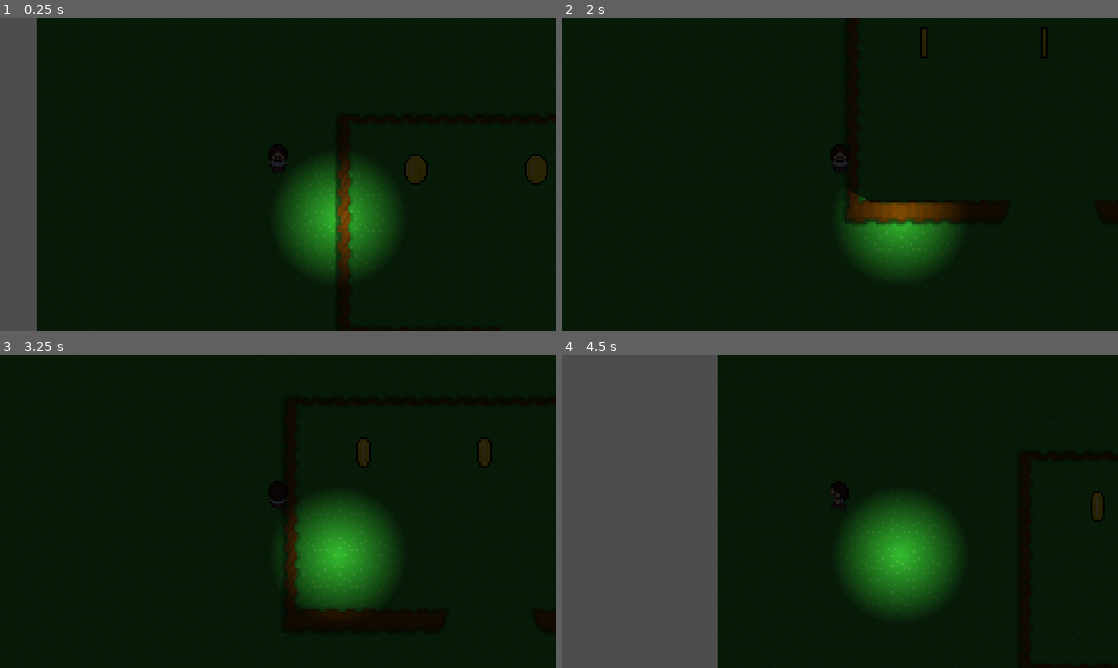
Above: before the commit, frames 1-4 (two rows, left to right).
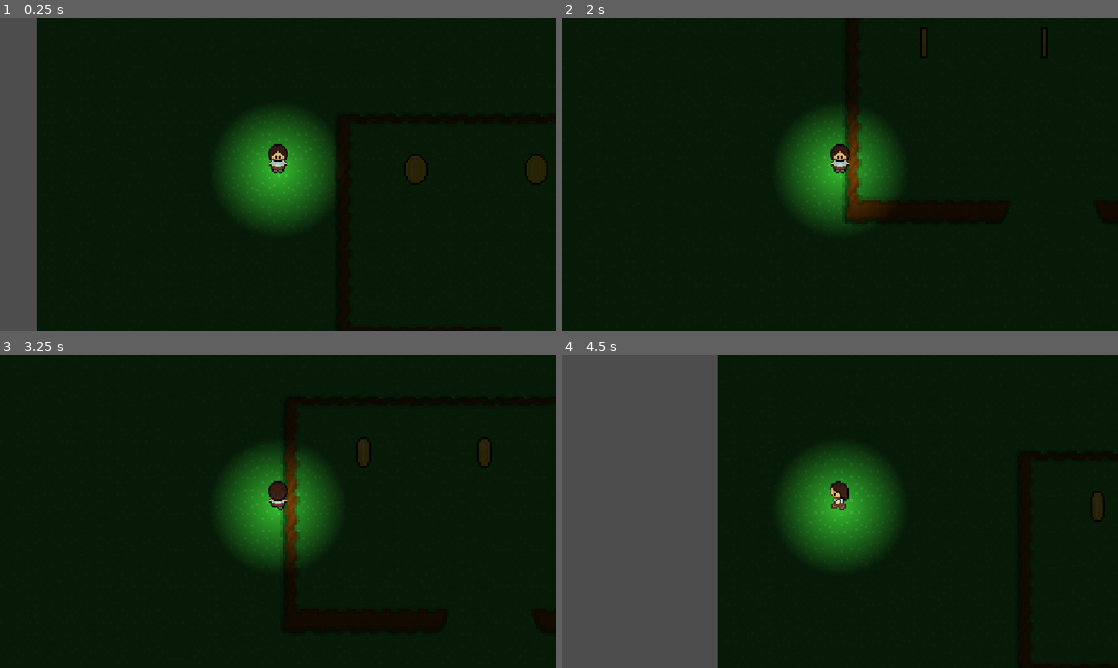
Above: after the commit, the same moments.

Repository: QvestionMark/experimental-platformer
Game: Godot game, scene res://Scenes/main.tscn
Same seed, same stepped clock (60 frames per second), same inputs: the game is played once before the commit and once after it.
Inputs (mouse positions are in pixels of both pictures, inside the frame that each line leads up to):
- Up to frame 1 (0.25 s): no input
- Up to frame 2 (2 s): move the mouse to (962, 158) at 0.52 s; hold D (walk_right) 0.53-1.28 s; move the mouse to (728, 190) at 1.27 s; hold S (walk_down) from 1.28 s (still down)
- Up to frame 3 (3.25 s): move the mouse to (333, 442) at 2.02 s; release S (walk_down) at 2.03 s; hold D (walk_right) 2.03-2.78 s; move the mouse to (250, 574) at 2.77 s; hold W (walk_up) from 2.78 s (still down)
- Up to frame 4 (4.5 s): move the mouse to (1006, 558) at 3.52 s; release W (walk_up) at 3.53 s; hold A (walk_left) from 3.53 s (still down); move the mouse to (673, 464) at 4.27 s

The runs differ from the first frame. In frame 1, 10% of the frame differs, in the area x 39-72%, y 29-83%; in frame 2, 9.2%; in frame 3, 10%; in frame 4, 10%.

Commit message:
Fixed flashlight

Diff:
--- a/Scenes/player.tscn
+++ b/Scenes/player.tscn
@@ -173,4 +173,4 @@
 zoom = Vector2(5, 5)
 
 [node name="flashlight" parent="." unique_id=1445627752 instance=ExtResource("3_6t5aa")]
-position = Vector2(25, 18)
+position = Vector2(0, -2)
